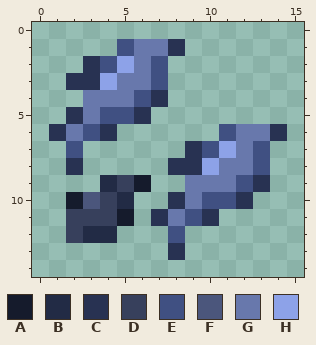
File history of a pixel-art sprite, ProfessionBound/items/consumables/cooks/fishingcooks/smallfish/cookedsmallfish.png. The picture above was drawn from the file before the commit.
The file is 16x15 pixels. Colours within 5 levels of each other are drawn and written as one.
Palette (. is transparent): A #151b2c  B #222b45  C #283252  D #37405c  E #405082  F #4b567c  G #6878ac  H #8da2e8
After the commit:
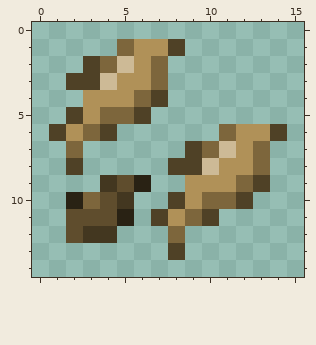
Diff:
@@ palette @@
-A #151b2c
+A #292214
-B #222b45
+B #433720
-C #283252
+C #4f4126
-D #37405c
+D #5f4d2d
-E #405082
+E #7d663c
-G #6878ac
+G #b09158
-H #8da2e8
+H #cdba96
@@ x 1..5 @@
  9 ...BD
-10 .AFDB
+10 .AEDB
 11 .DDDA
Changed places in both pictures, as pixel boxes (x1, y1, x2, y2):
changed: (49, 39, 287, 260)
